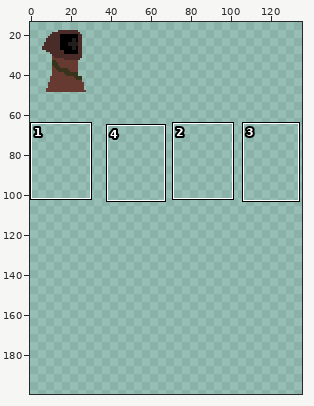
Edited in one commit: sprite sheet (Assets/Sprites/playerbrown.png). Above: a wide view before the commit, with the close-up outlined.
Close-up. Before the commit:
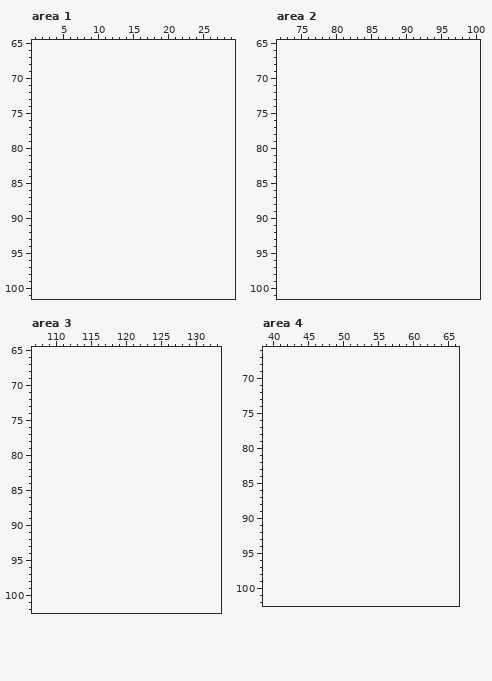
The file is 32x32 pixels. Shown: area 1: x 1..29, y 65..101; area 2: x 72..100, y 65..101; area 3: x 107..133, y 65..102; area 4: x 39..66, y 66..102. The old version is drawn lined up with the new one, on the new canvas. The wide view leaves out empty margins. The commit also changed other parts of the picture, which this record leaves out.
Palette (. is transparent): 
And afterwards:
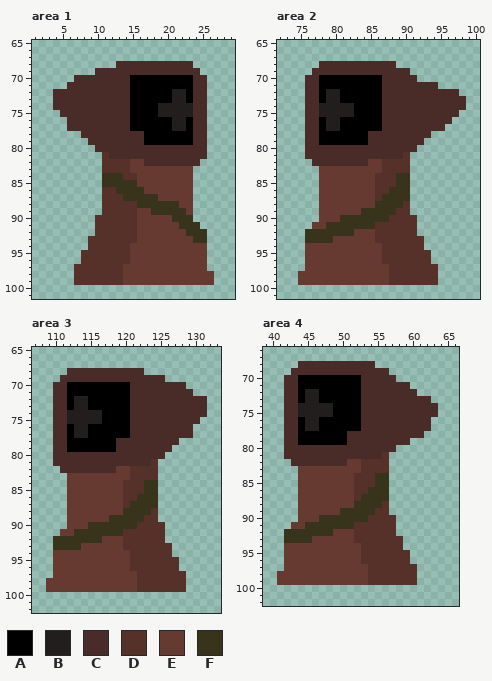
Colours new in this view: A #000000  B #231e1e  C #492c27  D #56312a  E #663931  F #38341c
Diff:
canvas 32x32 -> 136x200, the old top-left corner now at 0,17
Changed rows in their new state; - is an unchanged pixel.
Area 1:
first column x 4:
 68 ---------CCCCCCCCCCC---
 69 ------CCCCCCCCCCCCCCC--
 70 ---CCCCCCCCAAAAAAAAACC-
 71 --CCCCCCCCCAAAAAAAAACC-
 72 CCCCCCCCCCCAAAAAABBACC-
 73 CCCCCCCCCCCAAAAAABBACC-
 74 CCCCCCCCCCCAAAABBBBBCC-
 75 -CCCCCCCCCCAAAABBBBBCC-
 76 --CCCCCCCCCAAAAAABBACC-
 77 --CCCCCCCCCAAAAAABBACC-
 78 ----CCCCCCCCCAAAAAAACC-
 79 -----CCCCCCCCAAAAAAACC-
 80 ------CCCCCCCCCCCCCCCC-
 81 -------DCCCCCCCCCCCCCC-
 82 -------DDDDEECCCCCCCC--
 83 -------DDDDEEEEEEEEE---
 84 -------FFFDDEEEEEEEE---
 85 -------FFFFFEEEEEEEE---
 86 -------DDFFFFEEEEEEE---
 87 -------DDDFFFFFEEEEE---
 88 -------DDDDDFFFFFFEE---
 89 -------DDDDDEEFFFFFE---
 90 ------DDDDDDEEEEEFFF---
 91 ------DDDDDDEEEEEEFFF--
 92 ------DDDDDDEEEEEEEFFF-
 93 -----DDDDDDDEEEEEEEEFF-
 94 -----DDDDDDEEEEEEEEEEE-
 95 ----DDDDDDDEEEEEEEEEEE-
 96 ----DDDDDDDEEEEEEEEEEE-
 97 ---DDDDDDDEEEEEEEEEEEE-
 98 ---DDDDDDDEEEEEEEEEEEEE
 99 ---DDDDDDDEEEEEEEEEEEEE
Area 2:
first column x 75:
 68 ---CCCCCCCCCCC----------
 69 --CCCCCCCCCCCCCC--------
 70 -CCAAAAAAAAACCCCC-------
 71 -CCAAAAAAAAACCCCCCCC----
 72 -CCABBAAAAAACCCCCCCCCCC-
 73 -CCABBAAAAAACCCCCCCCCCCC
 74 -CCBBBBBAAAACCCCCCCCCCCC
 75 -CCBBBBBAAAACCCCCCCCCCC-
 76 -CCABBAAAAAACCCCCCCCCC--
 77 -CCABBAAAAAACCCCCCCCC---
 78 -CCAAAAAAACCCCCCCCC-----
 79 -CCAAAAAAACCCCCCCC------
 80 -CCCCCCCCCCCCCCCC-------
 81 -CCCCCCCCCCCCCCD--------
 82 --CCCCCCCCEEDDDD--------
 83 ---EEEEEEEEEDDDD--------
 84 ---EEEEEEEEDDDFF--------
 85 ---EEEEEEEEDDDFF--------
 86 ---EEEEEEEEDDFFF--------
 87 ---EEEEEEEEDFFFF--------
 88 ---EEEEEEEEFFFFD--------
 89 ---EEEEEEFFFFFDD--------
 90 ---EEEFFFFFFFDDDD-------
 91 --EEFFFFFFFDDDDDD-------
 92 -FFFFFFFEEEDDDDDD-------
 93 -FFFFEEEEEEDDDDDDD------
 94 -EEEEEEEEEEEDDDDDD------
 95 -EEEEEEEEEEEDDDDDDD-----
 96 -EEEEEEEEEEEDDDDDDD-----
 97 -EEEEEEEEEEEEDDDDDDD----
 98 EEEEEEEEEEEEEDDDDDDD----
 99 EEEEEEEEEEEEEDDDDDDD----
Area 3:
first column x 109:
 68 ---CCCCCCCCCCC---------
 69 --CCCCCCCCCCCCCCC------
 70 -CCAAAAAAAAACCCCCCCC---
 71 -CCAAAAAAAAACCCCCCCCC--
 72 -CCABBAAAAAACCCCCCCCCCC
 73 -CCABBAAAAAACCCCCCCCCCC
 74 -CCBBBBBAAAACCCCCCCCCCC
 75 -CCBBBBBAAAACCCCCCCCCC-
 76 -CCABBAAAAAACCCCCCCCC--
 77 -CCABBAAAAAACCCCCCCCC--
 78 -CCAAAAAAACCCCCCCCC----
 79 -CCAAAAAAACCCCCCCC-----
 80 -CCCCCCCCCCCCCCCC------
 81 -CCCCCCCCCCCCCCD-------
 82 --CCCCCCCCEEDDDD-------
 83 ---EEEEEEEEEDDDD-------
 84 ---EEEEEEEEDDDFF-------
 85 ---EEEEEEEEDDDFF-------
 86 ---EEEEEEEEDDFFF-------
 87 ---EEEEEEEEDFFFF-------
 88 ---EEEEEEEEFFFFD-------
 89 ---EEEEEEFFFFFDD-------
 90 ---EEEFFFFFFFDDDD------
 91 --EEFFFFFFFDDDDDD------
 92 -FFFFFFFEEEDDDDDD------
 93 -FFFFEEEEEEDDDDDDD-----
 94 -EEEEEEEEEEEDDDDDD-----
 95 -EEEEEEEEEEEDDDDDDD----
 96 -EEEEEEEEEEEDDDDDDD----
 97 -EEEEEEEEEEEEDDDDDDD---
 98 EEEEEEEEEEEEEDDDDDDD---
 99 EEEEEEEEEEEEEDDDDDDD---
Area 4:
first column x 41:
 68 ---CCCCCCCCCCC---------
 69 --CCCCCCCCCCCCCC-------
 70 -CCAAAAAAAAACCCCC------
 71 -CCAAAAAAAAACCCCCCC----
 72 -CCABBAAAAAACCCCCCCC---
 73 -CCABBAAAAAACCCCCCCCCC-
 74 -CCBBBBBAAAACCCCCCCCCCC
 75 -CCBBBBBAAAACCCCCCCCCCC
 76 -CCABBAAAAAACCCCCCCCCC-
 77 -CCABBAAAAAACCCCCCCCCC-
 78 -CCAAAAAAACCCCCCCCCCC--
 79 -CCAAAAAAACCCCCCCCC----
 80 -CCCCCCCCCCCCCCCC------
 81 -CCCCCCCCCCCCCCD-------
 82 --CCCCCCCCEEDDDD-------
 83 ---EEEEEEEEEDDDD-------
 84 ---EEEEEEEEDDDFF-------
 85 ---EEEEEEEEDDDFF-------
 86 ---EEEEEEEEDDFFF-------
 87 ---EEEEEEEEDFFFF-------
 88 ---EEEEEEEEFFFFD-------
 89 ---EEEEEEFFFFFDD-------
 90 ---EEEFFFFFFFDDDD------
 91 --EEFFFFFFFDDDDDD------
 92 -FFFFFFFEEEDDDDDD------
 93 -FFFFEEEEEEDDDDDDD-----
 94 -EEEEEEEEEEEDDDDDD-----
 95 -EEEEEEEEEEEDDDDDDD----
 96 -EEEEEEEEEEEDDDDDDD----
 97 -EEEEEEEEEEEEDDDDDDD---
 98 EEEEEEEEEEEEEDDDDDDD---
 99 EEEEEEEEEEEEEDDDDDDD---
